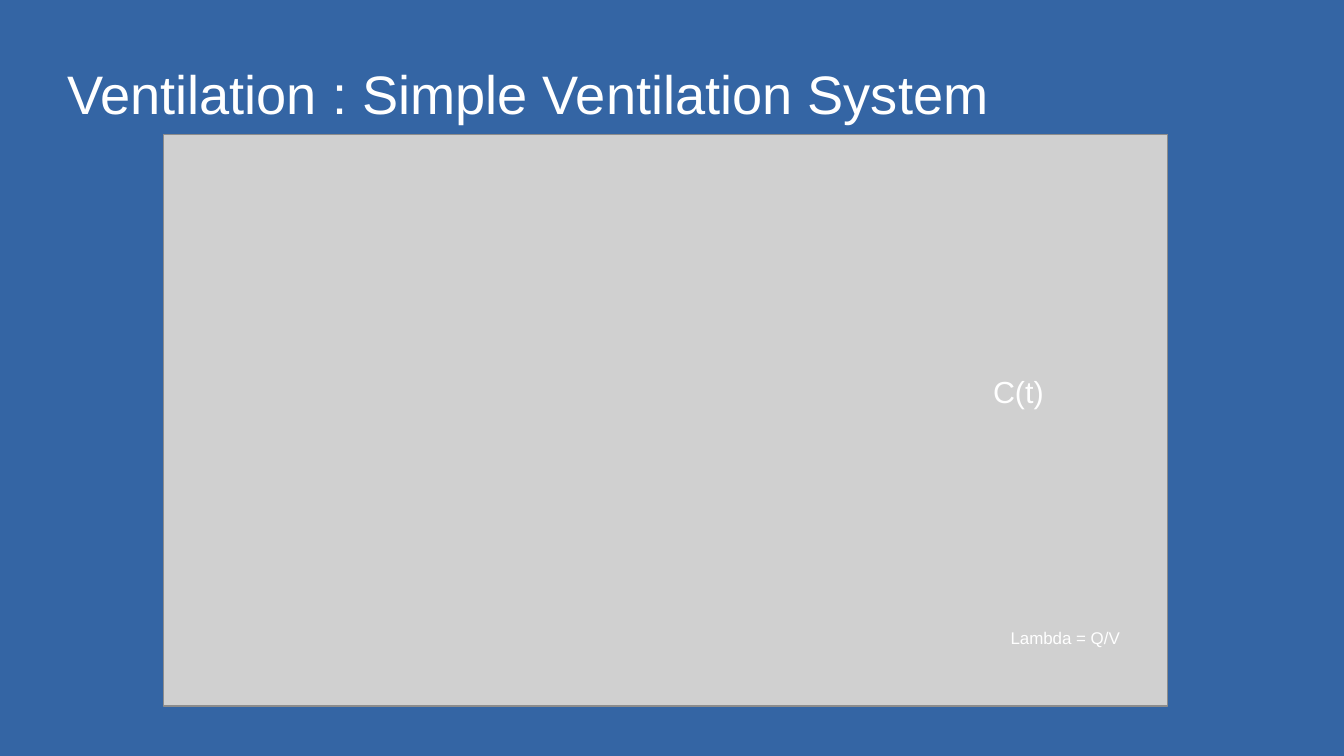
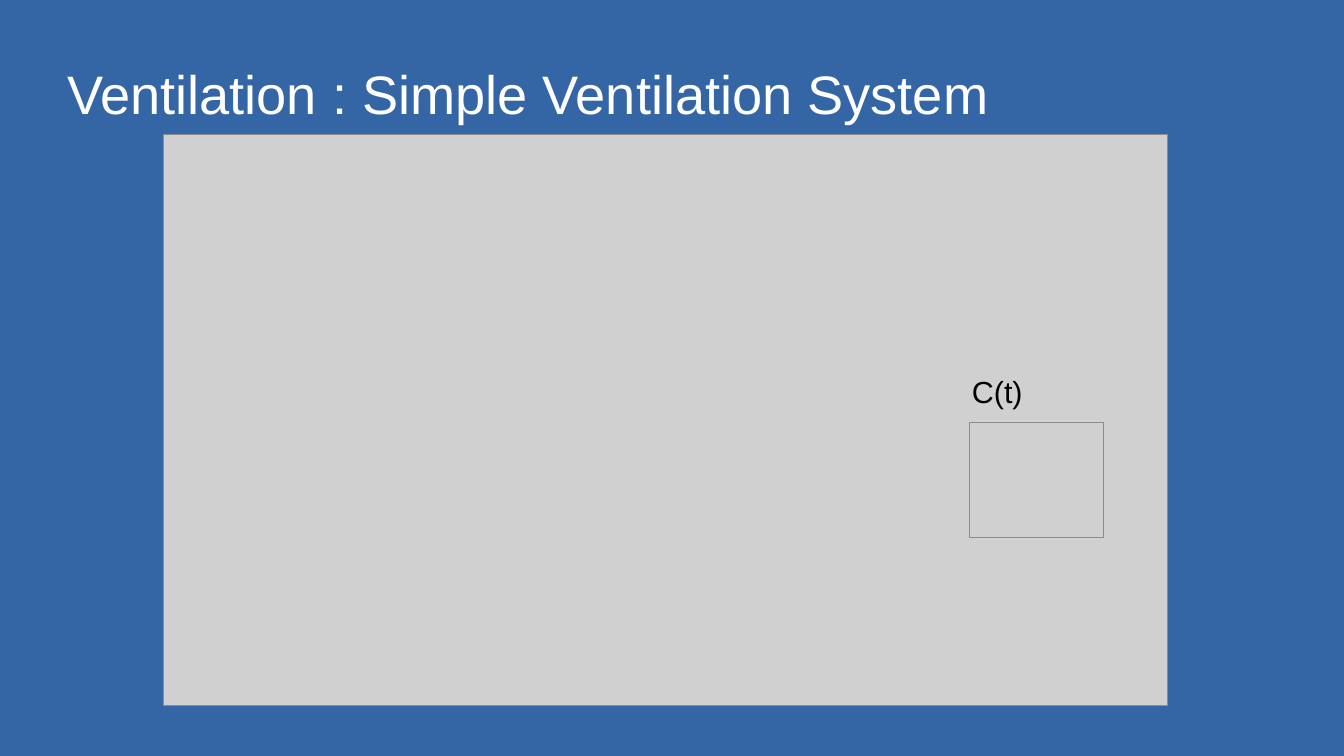
Before and after one commit to kathuman/Vensim-Experiments, a slide deck: slide 8 of 20-12-Ventilation_vs_Infectivity/Model-Reproduction-Noakes/210304_SD-Presentation.odp (slide 7 before the commit). Drawn at 1344x756 pixels with LibreOffice and Linux fonts; fonts in the diff are those of the drawing; grey boxes stand for pictures; background and template pictures are left out. Boxes give left, top, right and bottom in pixels: in the first picture for what was removed or moved away, otherwise in the second. Text is boxed around its words. In the diff, an @@ line names an element or a change of style, - is before the commit and + after.

```diff
--- a/20-12-Ventilation_vs_Infectivity/Model-Reproduction-Noakes/210304_SD-Presentation.odp
+++ b/20-12-Ventilation_vs_Infectivity/Model-Reproduction-Noakes/210304_SD-Presentation.odp
@@ text "C(t)" moved from (x1=993, y1=381, x2=1044, y2=408) to (x1=972, y1=381, x2=1023, y2=408) @@
@@ text "C(t)" at (x1=972, y1=381, x2=1023, y2=408): text colour #FFFFFF to #000000 @@
@@ picture added at (x1=970, y1=422, x2=1104, y2=537) @@
@@ text removed at (x1=1011, y1=632, x2=1120, y2=647) @@
-Lambda = Q/V
```
Also in this commit, not shown: 4 other slides changed, 5 slides added, 3 slides removed, 14 other files.
